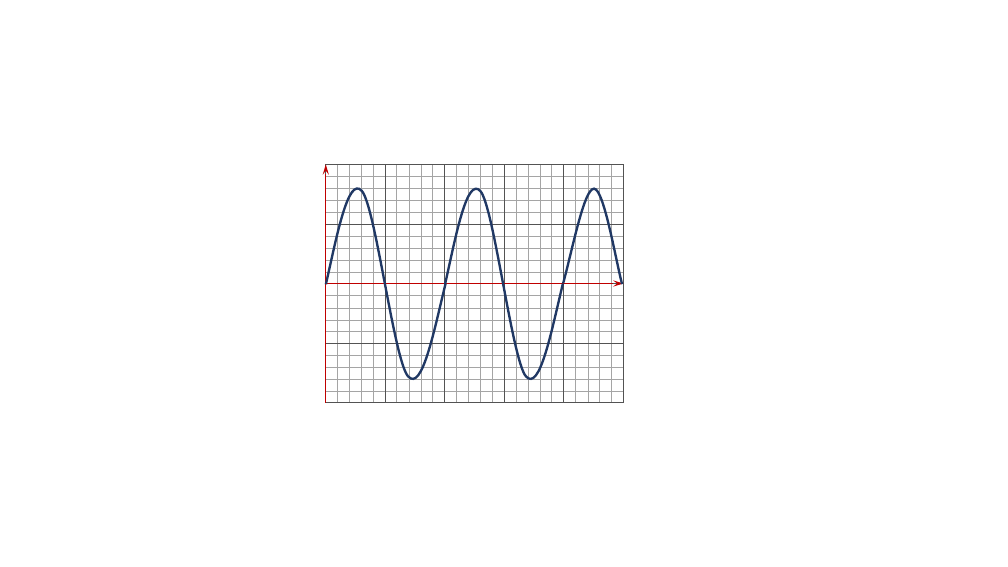
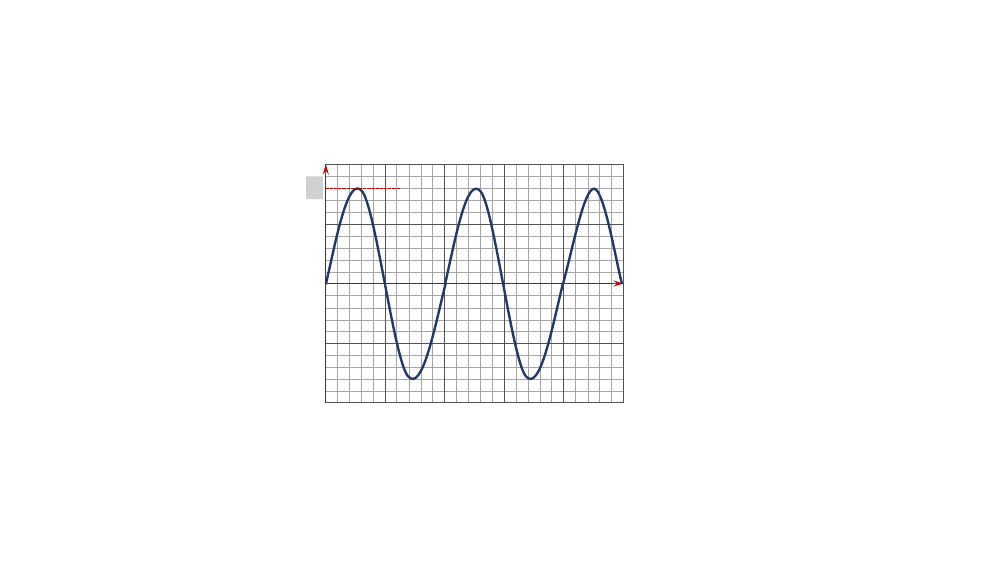
Before and after one commit to xpessoles/PT_GenieElectrique, a slide deck: slide 12 of 04_SourceSinusoidale/04_SourceSinusoidale.pptx (slide 7 before the commit). Drawn at 1008x567 pixels with LibreOffice and Linux fonts; fonts in the diff are those of the drawing; grey boxes stand for pictures. Boxes give left, top, right and bottom in pixels: in the first picture for what was removed or moved away, otherwise in the second. Text is boxed around its words. In the diff, an @@ line names an element or a change of style, - is before the commit and + after.

```diff
--- a/04_SourceSinusoidale/04_SourceSinusoidale.pptx
+++ b/04_SourceSinusoidale/04_SourceSinusoidale.pptx
@@ picture added at <box>306,176,323,199</box> @@
@@ line added from (326, 188) to (400, 188), #C00000 1 pt dashed @@
```
Also in this commit, not shown: 7 slides added, 3 other files.
